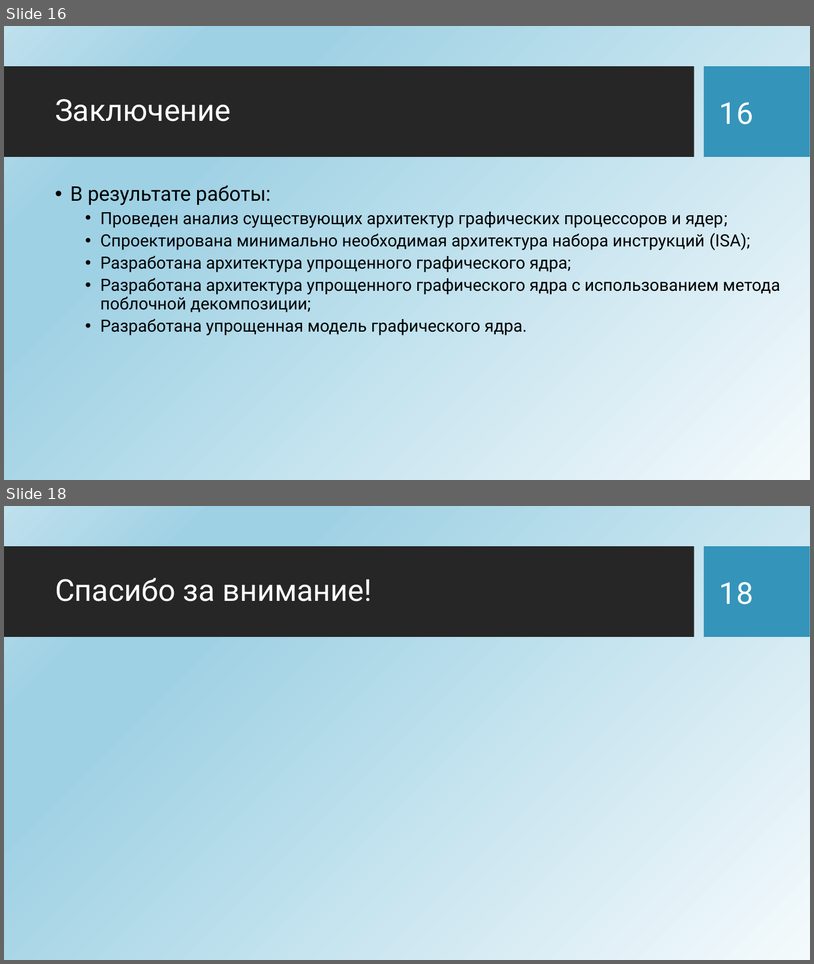
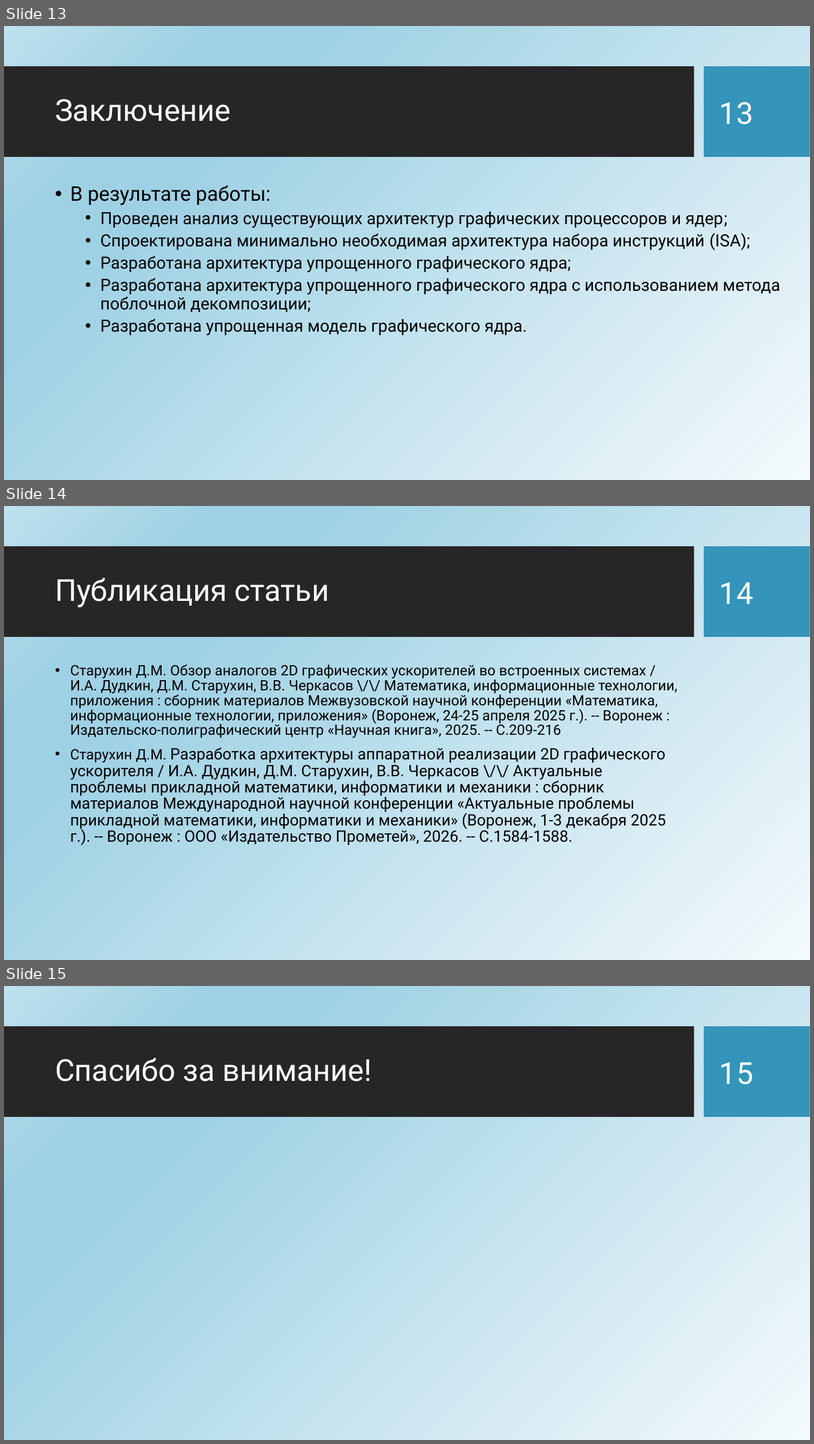
Before and after one commit to HaMeNopeDiot/hardware_gpu, a slide deck: docs/starukhin_dissertation/magister_pres.pptx. Shown one above the other, each under a label of ours: slides 16 and 18 before the commit, slides 13, 14 and 15 after it; the slides between them are not shown. The pictures are 814x964 and 814x1444 pixels, drawn with LibreOffice and Linux fonts; fonts in the diff are those of the drawing; background and template pictures are left out. Boxes give left, top, right and bottom in pixels: in the first picture for what was removed or moved away, otherwise in the second. Text is boxed around its words. In the diff, an @@ line names an element or a change of style, - is before the commit and + after.

```diff
--- a/docs/starukhin_dissertation/magister_pres.pptx
+++ b/docs/starukhin_dissertation/magister_pres.pptx
@@ slide 14 added at (x1=4, y1=506, x2=810, y2=960), background picture (left out); not listed: 2 template elements that a slide beside it also shows @@
@@ title added at (x1=55, y1=577, x2=330, y2=607), 36 pt, text #FFFFFF @@
+Публикация статьи
@@ page number added at (x1=720, y1=582, x2=754, y2=604), 36 pt, text #FFFFFF @@
+14
@@ text added at (x1=70, y1=664, x2=678, y2=845), 17 pt, text #000000 @@
+• Старухин Д.М. Обзор аналогов 2D графических ускорителей во встроенных системах / И.А. Дудкин, Д.М. Старухин, В.В. Черкасов \/\/ Математика, информационные технологии, приложения : сборник материалов Межвузовской научной конференции «Математика, информационные технологии, приложения» (Воронеж, 24-25 апреля 2025 г.). -- Воронеж : Издательско-полиграфический центр «Научная книга», 2025. -- С.209-216
+• Старухин Д.М. Разработка архитектуры аппаратной реализации 2D графического ускорителя / И.А. Дудкин, Д.М. Старухин, В.В. Черкасов \/\/ Актуальные проблемы прикладной математики, информатики и механики : сборник материалов Международной научной конференции «Актуальные проблемы прикладной математики, информатики и механики» (Воронеж, 1-3 декабря 2025 г.). -- Воронеж : ООО «Издательство Прометей», 2026. -- С.1584-1588.
@@ what was slide 16 is now slide 13 @@
@@ page number at (x1=720, y1=102, x2=754, y2=124): text changed @@
-16
+13
@@ what was slide 18 is now slide 15 @@
@@ page number at (x1=720, y1=1062, x2=754, y2=1084): text changed @@
-18
+15
```
Also in this commit, not shown: 1 slide changed, 7 other slides added, 11 slides removed.
